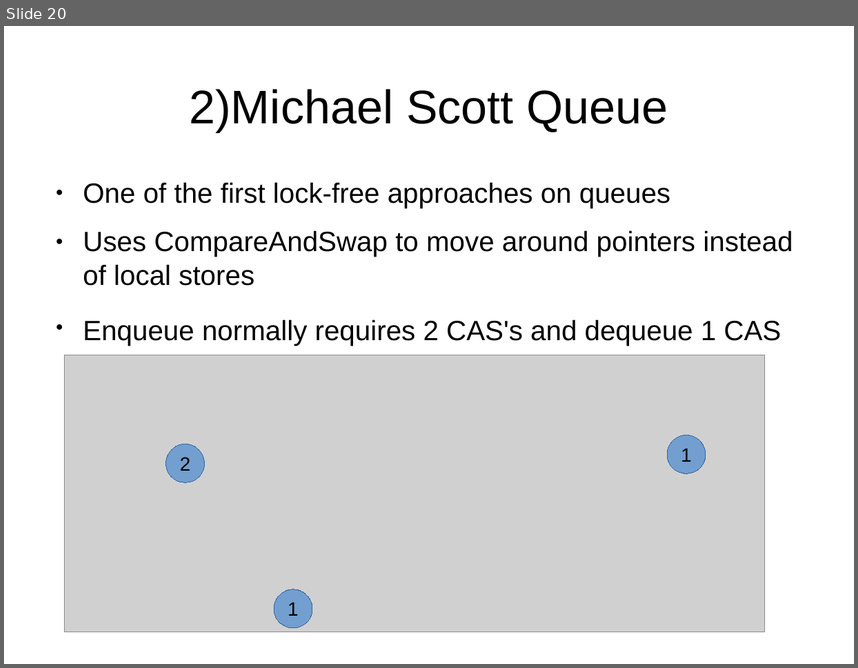
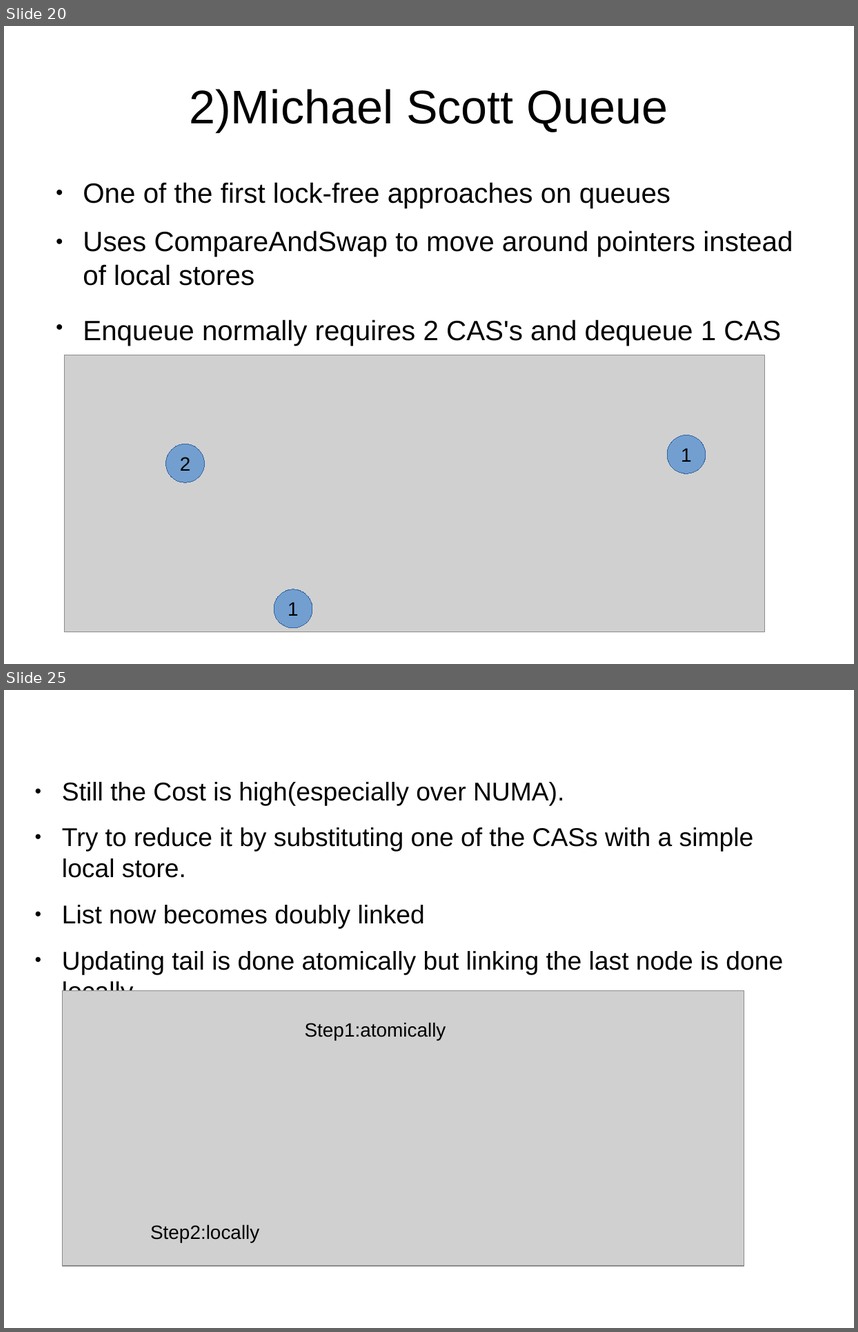
Before and after one commit to mpastyl/my_thesis, a slide deck: presentation.odp. Shown one above the other, each under a label of ours: slide 20 before the commit, slides 20 and 25 after it; the slides between them are not shown. The pictures are 858x668 and 858x1332 pixels, drawn with LibreOffice and Linux fonts; fonts in the diff are those of the drawing; grey boxes stand for pictures. Boxes give left, top, right and bottom in pixels: in the first picture for what was removed or moved away, otherwise in the second. Text is boxed around its words. In the diff, an @@ line names an element or a change of style, - is before the commit and + after.

```diff
--- a/presentation.odp
+++ b/presentation.odp
@@ slide 25 added at (4, 690, 854, 1328), background #FFFFFF @@
@@ text added at (62, 782, 783, 1005), 24 pt, text #000000 @@
+● Still the Cost is high(especially over NUMA).
+● Try to reduce it by substituting one of the CASs with a simple local store.
+● List now becomes doubly linked
+● Updating tail is done atomically but linking the last node is done locally
@@ picture added at (63, 991, 744, 1265) @@
@@ text added at (305, 1022, 446, 1041), 18 pt, text #000000 @@
+Step1:atomically
@@ text added at (150, 1224, 259, 1242), 18 pt, text #000000 @@
+Step2:locally
```
Also in this commit, not shown: 2 slides changed, 6 other slides added.
